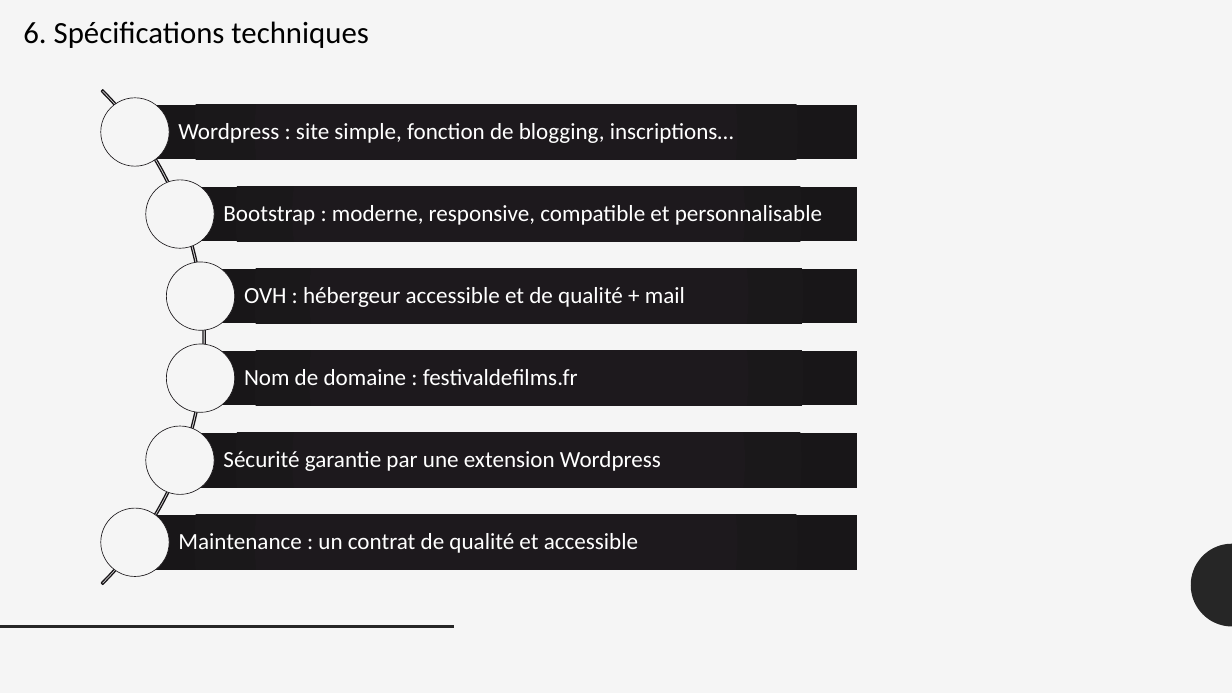
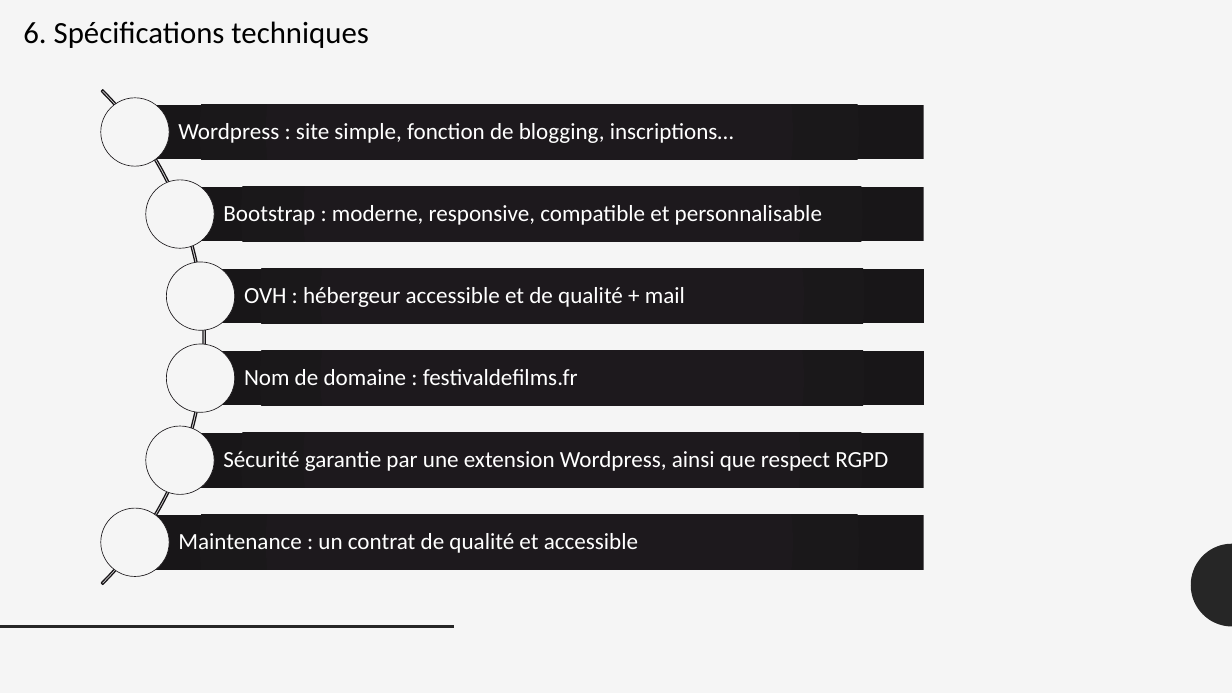
Before and after one commit to DesignGreg/Projet3-OpenClassRooms, a slide deck: slide 9 of Autres/Présentation.pptx. Drawn at 1232x693 pixels with LibreOffice and Linux fonts; fonts in the diff are those of the drawing. Boxes give left, top, right and bottom in pixels: in the first picture for what was removed or moved away, otherwise in the second. Text is boxed around its words. In the diff, an @@ line names an element or a change of style, - is before the commit and + after.

```diff
--- a/Autres/Présentation.pptx
+++ b/Autres/Présentation.pptx
@@ rectangle resized from (x1=135, y1=104, x2=858, y2=159) to (x1=135, y1=104, x2=924, y2=159) @@
@@ rectangle resized from (x1=180, y1=187, x2=858, y2=241) to (x1=180, y1=187, x2=924, y2=241) @@
@@ rectangle resized from (x1=201, y1=269, x2=858, y2=323) to (x1=201, y1=269, x2=924, y2=323) @@
@@ rectangle resized from (x1=201, y1=351, x2=858, y2=406) to (x1=201, y1=351, x2=924, y2=406) @@
@@ rectangle resized from (x1=180, y1=433, x2=858, y2=487) to (x1=180, y1=433, x2=924, y2=487) @@
@@ text at (x1=223, y1=451, x2=888, y2=471): text changed @@
-Sécurité garantie par une extension Wordpress
+Sécurité garantie par une extension Wordpress, ainsi que respect RGPD
@@ rectangle resized from (x1=135, y1=515, x2=858, y2=569) to (x1=135, y1=515, x2=924, y2=569) @@
```
Also in this commit, not shown: 7 other files.
